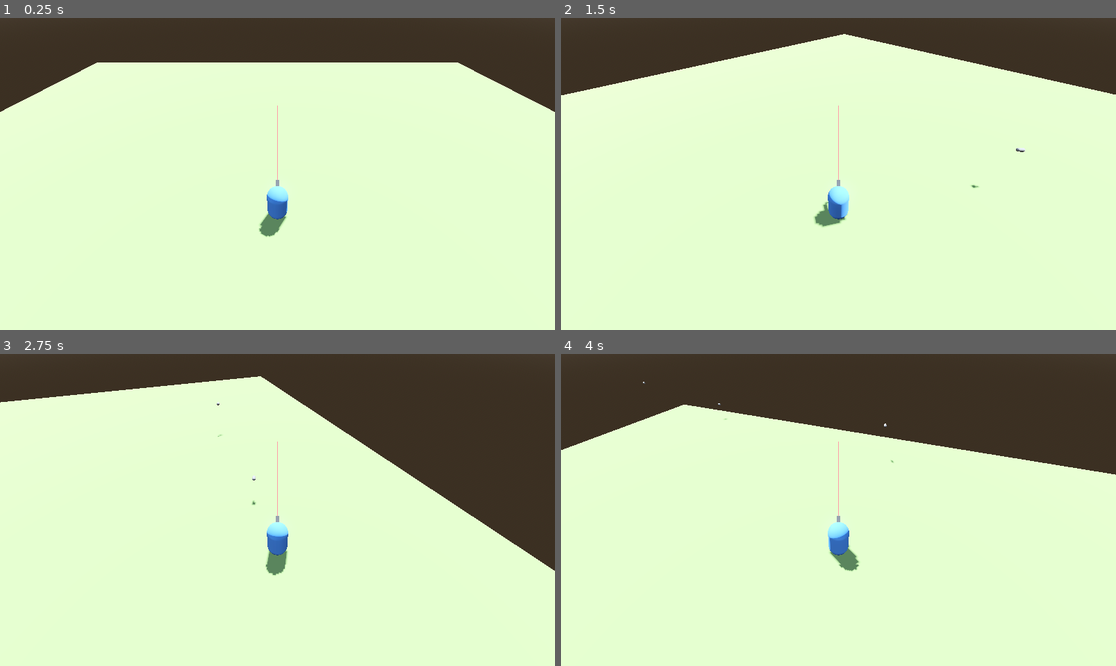
Above: before the commit, frames 1-4 (two rows, left to right).
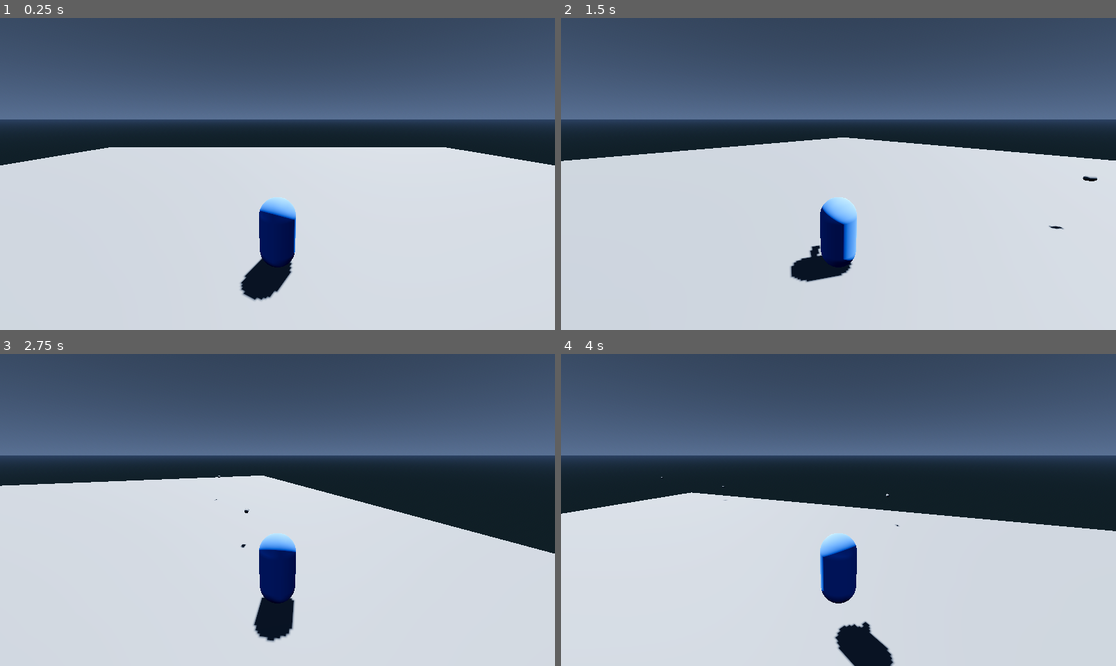
Above: after the commit, the same moments.

Repository: AdilDevStuff/3D-WaveShooter
Game: Godot game, scene res://Scenes/Levels/World.tscn
Same seed, same stepped clock (60 frames per second), same inputs: the game is played once before the commit and once after it.
Inputs (mouse positions are in pixels of both pictures, inside the frame that each line leads up to):
- Up to frame 1 (0.25 s): no input
- Up to frame 2 (1.5 s): tap Enter (ui_accept) at 0.5, 0.77 s; move the mouse to (960, 158) at 0.52 s; press the mouse at (960, 158) at 0.53 s; hold D (Right) 0.53-1.28 s; move the mouse to (727, 189) at 1.27 s; release the mouse at (727, 189) at 1.28 s; hold S (Backward) from 1.28 s (still down); click (727, 189) at 1.35 s
- Up to frame 3 (2.75 s): tap Enter (ui_accept) at 1.52 s; move the mouse to (333, 441) at 2.02 s; release S (Backward) at 2.03 s; press the mouse at (333, 441) at 2.03 s; hold D (Right) from 2.03 s (still down)
- Up to frame 4 (4 s): move the mouse to (810, 572) at 2.77 s; release D (Right) at 2.78 s; release the mouse at (810, 572) at 2.78 s; hold W (Forward) 2.78-3.53 s; click (810, 572) at 2.85 s; tap Enter (ui_accept) at 3.02, 3.77 s; move the mouse to (1005, 556) at 3.52 s; press the mouse at (1005, 556) at 3.53 s; hold A (Left) from 3.53 s (still down)

The runs differ from the first frame. In frame 1, 100% of the frame differs, in the area x 0-100%, y 0-100%; in frame 2, 100%; in frame 3, 100%; in frame 4, 100%.

Commit message:
Updated Project Folder Structure

Diff:
--- a/Assets/Components/NavigationMovement.tscn
+++ b/Assets/Components/NavigationMovement.tscn
@@ -1,6 +1,6 @@
 [gd_scene load_steps=2 format=3 uid="uid://b7ptpcn67fnx4"]
 
-[ext_resource type="Script" path="res://Scripts/NavigationMovement.gd" id="1_qwwqv"]
+[ext_resource type="Script" path="res://Scripts/Components/NavigationMovement.gd" id="1_qwwqv"]
 
 [node name="NavigationMovement" type="Node3D"]
 script = ExtResource("1_qwwqv")
--- a/Assets/Components/Shooting.tscn
+++ b/Assets/Components/Shooting.tscn
@@ -1,6 +1,6 @@
 [gd_scene load_steps=2 format=3 uid="uid://dwn1oclefwwxs"]
 
-[ext_resource type="Script" path="res://Scripts/Shooting.gd" id="1_rmglj"]
+[ext_resource type="Script" path="res://Scripts/Components/Shooting.gd" id="1_rmglj"]
 
 [node name="Shooting" type="Node3D" node_paths=PackedStringArray("spawn_position")]
 script = ExtResource("1_rmglj")
--- a/Scenes/Characters/Enemy.tscn
+++ b/Scenes/Characters/Enemy.tscn
@@ -1,9 +1,9 @@
 [gd_scene load_steps=13 format=3 uid="uid://bgdfpx5kxn8j5"]
 
-[ext_resource type="Script" path="res://Scripts/Enemy.gd" id="1_4clmw"]
+[ext_resource type="Script" path="res://Scripts/Entities/Enemy.gd" id="1_4clmw"]
 [ext_resource type="PackedScene" uid="uid://dwn1oclefwwxs" path="res://Assets/Components/Shooting.tscn" id="2_2fyh4"]
-[ext_resource type="Script" path="res://Scripts/Health.gd" id="2_ldbkw"]
-[ext_resource type="PackedScene" uid="uid://cpbjgjltqslvm" path="res://Scenes/Objects/EnemyProjectile.tscn" id="3_8hiib"]
+[ext_resource type="Script" path="res://Scripts/Components/Health.gd" id="2_ldbkw"]
+[ext_resource type="PackedScene" uid="uid://cpbjgjltqslvm" path="res://Scenes/Objects/Projectiles/EnemyProjectile.tscn" id="3_8hiib"]
 [ext_resource type="PackedScene" uid="uid://b7ptpcn67fnx4" path="res://Assets/Components/NavigationMovement.tscn" id="4_q448i"]
 
 [sub_resource type="StandardMaterial3D" id="StandardMaterial3D_d88f8"]
--- a/Scenes/Characters/Player.tscn
+++ b/Scenes/Characters/Player.tscn
@@ -1,9 +1,9 @@
-[gd_scene load_steps=12 format=3 uid="uid://bx04i0xydox35"]
+[gd_scene load_steps=10 format=3 uid="uid://bx04i0xydox35"]
 
-[ext_resource type="Script" path="res://Scripts/Player.gd" id="1_6rd3n"]
+[ext_resource type="Script" path="res://Scripts/Entities/Player.gd" id="1_6rd3n"]
 [ext_resource type="PackedScene" uid="uid://dwn1oclefwwxs" path="res://Assets/Components/Shooting.tscn" id="2_ojpoo"]
-[ext_resource type="PackedScene" uid="uid://c1rgj63y02aj4" path="res://Scenes/Objects/PlayerProjectile.tscn" id="3_yc837"]
-[ext_resource type="Script" path="res://Scripts/Health.gd" id="4_plgsg"]
+[ext_resource type="PackedScene" uid="uid://c1rgj63y02aj4" path="res://Scenes/Objects/Projectiles/PlayerProjectile.tscn" id="3_yc837"]
+[ext_resource type="Script" path="res://Scripts/Components/Health.gd" id="4_plgsg"]
 
 [sub_resource type="StandardMaterial3D" id="StandardMaterial3D_6qtfk"]
 albedo_color = Color(0.299547, 0.299547, 0.299547, 1)
@@ -15,19 +15,12 @@
 
 [sub_resource type="CapsuleMesh" id="CapsuleMesh_xg8t5"]
 
-[sub_resource type="StandardMaterial3D" id="StandardMaterial3D_iyps3"]
-albedo_color = Color(1, 0.296128, 0.296128, 1)
-
-[sub_resource type="CylinderMesh" id="CylinderMesh_vjj1c"]
-top_radius = 0.01
-bottom_radius = 0.02
-height = 8.201
-
 [sub_resource type="CapsuleShape3D" id="CapsuleShape3D_23eby"]
 
 [node name="Player" type="CharacterBody3D" node_paths=PackedStringArray("shooting_component", "health_system") groups=["Player"]]
 script = ExtResource("1_6rd3n")
 speed = 8.0
+jump_force = 6.0
 shooting_component = NodePath("Components/Shooting")
 health_system = NodePath("Components/HealthSystem")
 
@@ -40,17 +33,11 @@
 mesh = SubResource("BoxMesh_m83oc")
 
 [node name="Camera3D" type="Camera3D" parent="."]
-transform = Transform3D(1, 0, 0, 0, 0.707107, 0.707107, 0, -0.707107, 0.707107, 0, 8, 6)
+transform = Transform3D(1, 0, 0, 0, 0.965926, 0.258819, 0, -0.258819, 0.965926, 0, 3, 5)
 
 [node name="MeshInstance3D" type="MeshInstance3D" parent="."]
 material_override = SubResource("StandardMaterial3D_d2cf7")
 mesh = SubResource("CapsuleMesh_xg8t5")
-
-[node name="AimMesh" type="MeshInstance3D" parent="."]
-transform = Transform3D(1, 0, 0, 0, -4.37114e-08, 1, 0, -1, -4.37114e-08, 0, 0.464059, -5.04272)
-material_override = SubResource("StandardMaterial3D_iyps3")
-cast_shadow = 0
-mesh = SubResource("CylinderMesh_vjj1c")
 
 [node name="CollisionShape3D" type="CollisionShape3D" parent="."]
 shape = SubResource("CapsuleShape3D_23eby")
--- a/Scenes/Levels/World.tscn
+++ b/Scenes/Levels/World.tscn
@@ -1,29 +1,38 @@
-[gd_scene load_steps=10 format=3 uid="uid://bjmpugxgb6x2r"]
+[gd_scene load_steps=11 format=3 uid="uid://bjmpugxgb6x2r"]
 
 [ext_resource type="PackedScene" uid="uid://bx04i0xydox35" path="res://Scenes/Characters/Player.tscn" id="1_65s0x"]
 [ext_resource type="Script" path="res://Scripts/World.gd" id="1_dhco0"]
 [ext_resource type="PackedScene" uid="uid://bgdfpx5kxn8j5" path="res://Scenes/Characters/Enemy.tscn" id="2_3dunr"]
-[ext_resource type="Script" path="res://Scripts/WaveSystem.gd" id="3_0rjlg"]
+[ext_resource type="Script" path="res://Scripts/Managers/WaveSystem.gd" id="3_0rjlg"]
+[ext_resource type="Script" path="res://Scripts/Managers/GameManager.gd" id="5_8nn06"]
 
 [sub_resource type="NavigationMesh" id="NavigationMesh_grwdd"]
-vertices = PackedVector3Array(-24.5, 1, -24.5, -24.5, 1, 24.5, 24.5, 1, 24.5, 24.5, 1, -24.5)
+vertices = PackedVector3Array(-23, 1, -23, -23, 1, 23, 23, 1, 23, 23, 1, -23)
 polygons = [PackedInt32Array(3, 2, 0), PackedInt32Array(0, 2, 1)]
+agent_radius = 2.0
 
 [sub_resource type="StandardMaterial3D" id="StandardMaterial3D_23pla"]
-albedo_color = Color(0.548235, 0.683294, 0.409052, 1)
+albedo_color = Color(0.415032, 0.819067, 0.404147, 1)
 
-[sub_resource type="ProceduralSkyMaterial" id="ProceduralSkyMaterial_g8mf7"]
-sky_horizon_color = Color(0.64625, 0.65575, 0.67075, 1)
-ground_horizon_color = Color(0.64625, 0.65575, 0.67075, 1)
+[sub_resource type="ProceduralSkyMaterial" id="ProceduralSkyMaterial_37o3u"]
+sky_top_color = Color(0.21137, 0.249742, 0.303129, 1)
+sky_horizon_color = Color(0.312719, 0.372176, 0.466057, 1)
+ground_bottom_color = Color(0.133, 0.176685, 0.2, 1)
+ground_horizon_color = Color(0.212222, 0.265898, 0.350649, 1)
 
 [sub_resource type="Sky" id="Sky_8por2"]
-sky_material = SubResource("ProceduralSkyMaterial_g8mf7")
+sky_material = SubResource("ProceduralSkyMaterial_37o3u")
 
 [sub_resource type="Environment" id="Environment_cv6bv"]
 background_mode = 2
 sky = SubResource("Sky_8por2")
-tonemap_mode = 2
+tonemap_mode = 3
+ssao_radius = 3.42
+ssil_radius = 2.0
 glow_enabled = true
+adjustment_brightness = 0.93
+adjustment_contrast = 0.88
+adjustment_saturation = 2.49
 
 [node name="World" type="Node3D"]
 script = ExtResource("1_dhco0")
@@ -67,6 +76,9 @@
 
 [node name="SpawnedEnemies" type="Node3D" parent="WaveSystem"]
 
+[node name="GameManager" type="Node3D" parent="."]
+script = ExtResource("5_8nn06")
+
 [connection signal="wave_completed" from="WaveSystem" to="WaveSystem" method="_on_wave_completed"]
 [connection signal="wave_started" from="WaveSystem" to="WaveSystem" method="_on_wave_started"]
 [connection signal="timeout" from="WaveSystem/EnemyAliveCheckTimer" to="WaveSystem" method="_on_enemy_alive_check_timer_timeout"]
--- a/Scenes/Objects/EnemyProjectile.tscn
+++ /dev/null
@@ -1,8 +0,0 @@
-[gd_scene load_steps=3 format=3 uid="uid://cpbjgjltqslvm"]
-
-[ext_resource type="PackedScene" uid="uid://6ebjd8k5bc1g" path="res://Scenes/Objects/Projectile.tscn" id="1_8sk47"]
-[ext_resource type="Script" path="res://Scripts/EnemyProjectile.gd" id="2_mv78i"]
-
-[node name="EnemyProjectile" groups=["EnemyProjectile"] instance=ExtResource("1_8sk47")]
-script = ExtResource("2_mv78i")
-projectile_damage = 20.0
--- a/Scenes/Objects/PlayerProjectile.tscn
+++ /dev/null
@@ -1,8 +0,0 @@
-[gd_scene load_steps=3 format=3 uid="uid://c1rgj63y02aj4"]
-
-[ext_resource type="PackedScene" uid="uid://cpbjgjltqslvm" path="res://Scenes/Objects/EnemyProjectile.tscn" id="1_r41io"]
-[ext_resource type="Script" path="res://Scripts/PlayerProjectile.gd" id="2_s21tj"]
-
-[node name="PlayerProjectile" groups=["PlayerProjectile"] instance=ExtResource("1_r41io")]
-script = ExtResource("2_s21tj")
-projectile_damage = 50.0
--- /dev/null
+++ b/Scenes/Objects/Projectiles/EnemyProjectile.tscn
@@ -0,0 +1,8 @@
+[gd_scene load_steps=3 format=3 uid="uid://cpbjgjltqslvm"]
+
+[ext_resource type="PackedScene" uid="uid://6ebjd8k5bc1g" path="res://Scenes/Objects/Projectiles/Projectile.tscn" id="1_8sk47"]
+[ext_resource type="Script" path="res://Scripts/Projectiles/EnemyProjectile.gd" id="2_mv78i"]
+
+[node name="EnemyProjectile" groups=["EnemyProjectile"] instance=ExtResource("1_8sk47")]
+script = ExtResource("2_mv78i")
+projectile_damage = 20.0
--- /dev/null
+++ b/Scenes/Objects/Projectiles/PlayerProjectile.tscn
@@ -0,0 +1,8 @@
+[gd_scene load_steps=3 format=3 uid="uid://c1rgj63y02aj4"]
+
+[ext_resource type="PackedScene" uid="uid://cpbjgjltqslvm" path="res://Scenes/Objects/Projectiles/EnemyProjectile.tscn" id="1_r41io"]
+[ext_resource type="Script" path="res://Scripts/Projectiles/PlayerProjectile.gd" id="2_s21tj"]
+
+[node name="PlayerProjectile" groups=["PlayerProjectile"] instance=ExtResource("1_r41io")]
+script = ExtResource("2_s21tj")
+projectile_damage = 50.0
--- a/Scenes/Objects/Projectile.tscn
+++ b/Scenes/Objects/Projectiles/Projectile.tscn
@@ -1,6 +1,6 @@
 [gd_scene load_steps=4 format=3 uid="uid://6ebjd8k5bc1g"]
 
-[ext_resource type="Script" path="res://Scripts/Projectile.gd" id="1_33162"]
+[ext_resource type="Script" path="res://Scripts/Projectiles/Projectile.gd" id="1_33162"]
 
 [sub_resource type="CapsuleMesh" id="CapsuleMesh_1pstw"]
 
--- a/Scripts/Enemy.gd
+++ b/Scripts/Entities/Enemy.gd
@@ -7,7 +7,7 @@
 @export var health_component: HealthSystem
 @export var navigation_component: NavigationMovement
 
-@onready var player = get_tree().get_first_node_in_group("Player")
+@onready var player: Player = get_tree().get_first_node_in_group("Player")
 
 var is_in_range: bool = false
 
--- a/Scripts/Player.gd
+++ b/Scripts/Entities/Player.gd
@@ -1,3 +1,4 @@
+class_name Player
 extends CharacterBody3D
 
 @export var speed = 5.0
@@ -25,7 +26,7 @@
 func movement(delta):
 	# Add the gravity.
 	if not is_on_floor():
-		velocity += get_gravity() * delta
+		velocity += get_gravity() * delta * 2
 
 	# Handle jump.
 	if Input.is_action_just_pressed("ui_accept") and is_on_floor():
--- /dev/null
+++ b/Scripts/Managers/GameManager.gd
@@ -0,0 +1,19 @@
+class_name GameManager
+extends Node3D
+
+var is_mouse_visible: bool = false
+
+func _process(_delta: float) -> void:
+	show_hide_mouse_cursor()
+
+## ---------- Debug Functions ---------- ##
+
+## Show and hide mouse cursor if pressing escape key
+func show_hide_mouse_cursor():
+	if is_mouse_visible:
+		Input.set_mouse_mode(Input.MOUSE_MODE_VISIBLE)
+	else:
+		Input.set_mouse_mode(Input.MOUSE_MODE_CAPTURED)
+
+	if Input.is_action_just_pressed("ShowMouseCursor"):
+		is_mouse_visible = !is_mouse_visible
--- a/Scripts/WaveSystem.gd
+++ b/Scripts/Managers/WaveSystem.gd
@@ -41,7 +41,7 @@
 	var random_position = Vector3(random_position_x, 1.5, random_position_z)
 	return random_position
 
-## Get the remaining enemies left in the scene
+## Get the remaining enemies count left in the scene
 func remaining_enemies():
 	var enemies_left = 0
 	for enemy in spawned_enemies.get_children():
@@ -57,7 +57,7 @@
 		return false
 
 func _on_wave_starting_timer_timeout() -> void:
-	emit_signal("wave_started")
+	wave_started.emit()
 	wave_cooldown_timer.stop()
 	can_spawn = true
 	spawn_enemy()
@@ -66,7 +66,7 @@
 func _on_enemy_alive_check_timer_timeout() -> void:
 	if is_wave_started:
 		if are_all_enemies_dead():
-			emit_signal("wave_completed")
+			wave_completed.emit()
 
 func _on_wave_started() -> void:
 	is_wave_started = true
--- a/Scripts/World.gd
+++ b/Scripts/World.gd
@@ -1,5 +1,4 @@
 extends Node3D
-
 
 # Called every frame. 'delta' is the elapsed time since the previous frame.
 func _process(_delta: float) -> void:
--- a/project.godot
+++ b/project.godot
@@ -14,11 +14,17 @@
 config/tags=PackedStringArray("side_project")
 run/main_scene="res://Scenes/Levels/World.tscn"
 config/features=PackedStringArray("4.3")
-config/icon="res://icon.png"
+config/icon="res://Assets/Icons/icon.png"
 
 [editor]
 
 naming/scene_name_casing=1
+
+[file_customization]
+
+folder_colors={
+"res://Scripts/Managers/": "teal"
+}
 
 [global_group]
 
@@ -61,3 +67,8 @@
 "events": [Object(InputEventKey,"resource_local_to_scene":false,"resource_name":"","device":-1,"window_id":0,"alt_press …(192 unchanged characters)…
 ]
 }
+ShowMouseCursor={
+"deadzone": 0.5,
+"events": [Object(InputEventKey,"resource_local_to_scene":false,"resource_name":"","device":-1,"window_id":0,"alt_pressed":false,"shift_pressed":false,"ctrl_pressed":false,"meta_pressed":false,"pressed":false,"keycode":0,"physical_keycode":4194305,"key_label":0,"unicode":0,"location":0,"echo":false,"script":null)
+]
+}
Renamed: icon.png -> Assets/Icons/icon.png
Not shown, changed: Assets/Icons/icon.png.import
Not shown, added: Assets/Models/Furniture Pack/Double Bed.fbx
Not shown, added: Assets/Models/Furniture Pack/Double Bed.fbx.import
Binary file added: Assets/Models/Furniture Pack/Double Bed_0.png
Not shown, added: Assets/Models/Furniture Pack/Double Bed_0.png.import
Not shown, added: Assets/Models/Furniture Pack/Wall.fbx
Not shown, added: Assets/Models/Furniture Pack/Wall.fbx.import
Binary file added: Assets/Models/Furniture Pack/Wall_0.png
Not shown, added: Assets/Models/Furniture Pack/Wall_0.png.import
Not shown: 1 places in Scenes/Levels/World.tscn that only renumber resources
Renamed: Scripts/Health.gd -> Scripts/Components/Health.gd
(and 5 more such lines)
